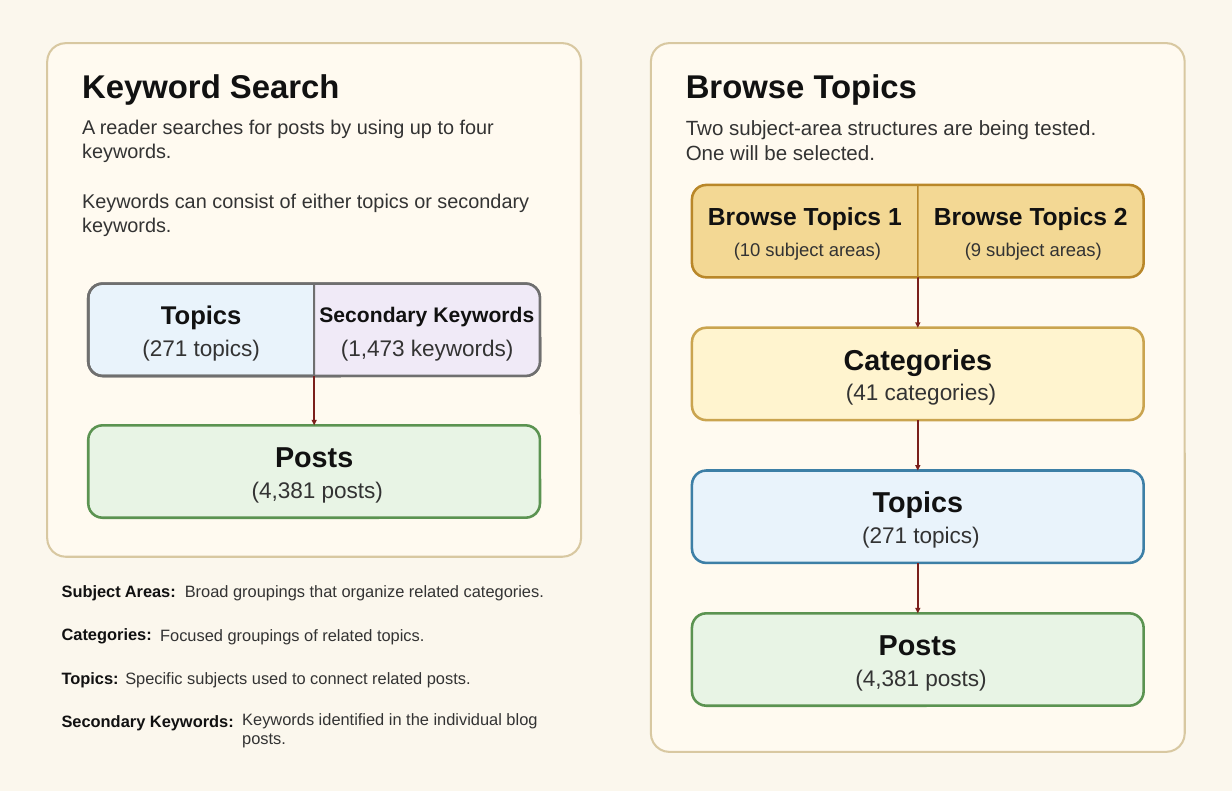
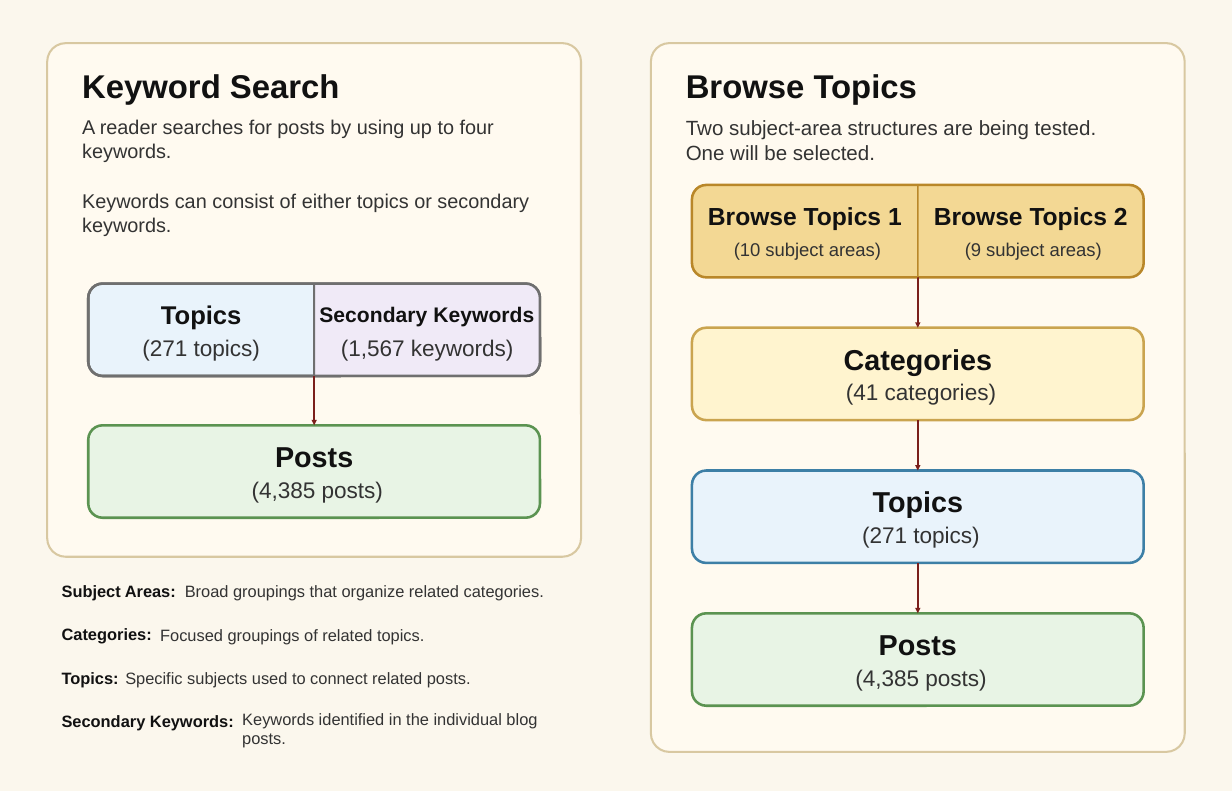
Before and after one commit to SteveEastin123/bart-blog-demo, a slide deck: slide 1 of docs/ehrman_search_methods_editable.pptx. Drawn at 1232x791 pixels with LibreOffice and Linux fonts; fonts in the diff are those of the drawing. Boxes give left, top, right and bottom in pixels: in the first picture for what was removed or moved away, otherwise in the second. Text is boxed around its words. In the diff, an @@ line names an element or a change of style, - is before the commit and + after.

```diff
--- a/docs/ehrman_search_methods_editable.pptx
+++ b/docs/ehrman_search_methods_editable.pptx
@@ text at [341,339,514,361]: text changed @@
-(1,473 keywords)
+(1,567 keywords)
@@ text at [252,481,383,503]: text changed @@
-(4,381 posts)
+(4,385 posts)
@@ text at [855,669,986,691]: text changed @@
-(4,381 posts)
+(4,385 posts)
```
Also in this commit, not shown: 10 other files.
